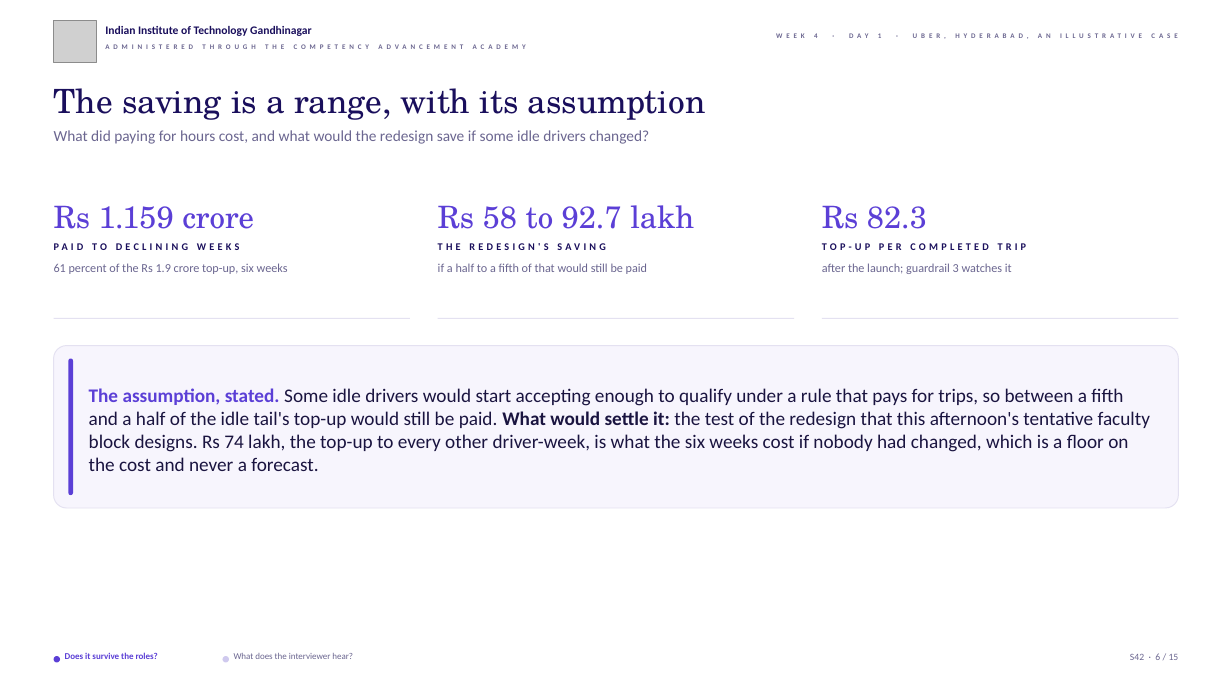
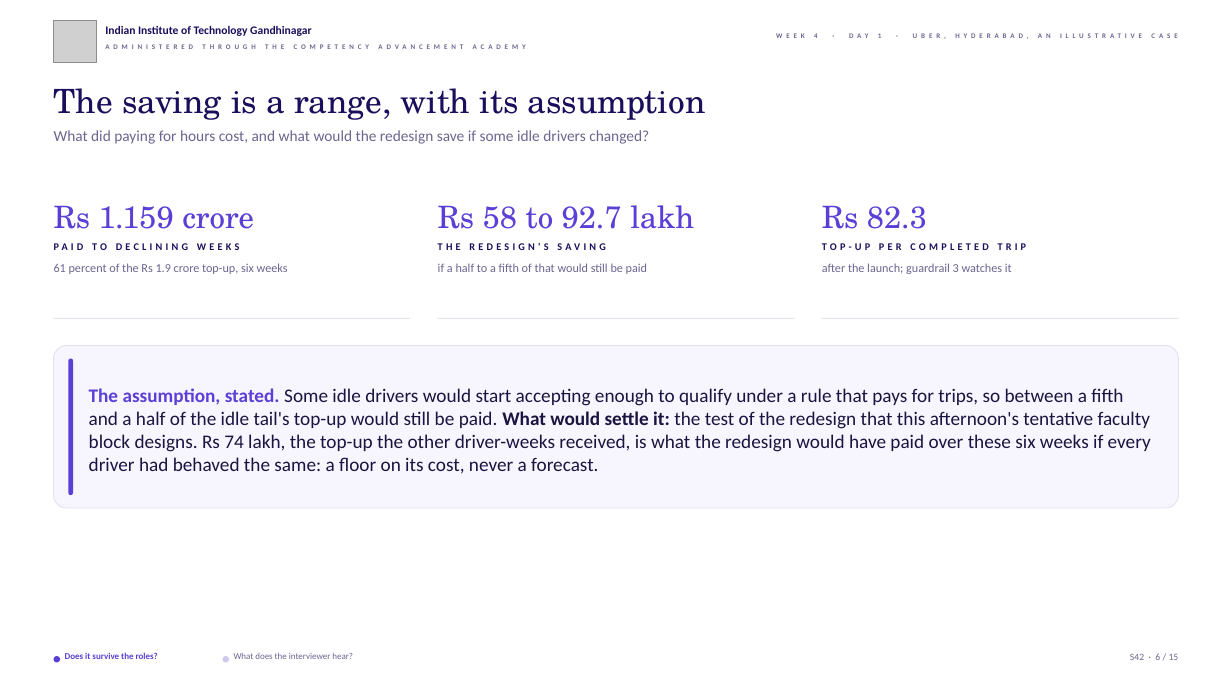
Before and after one commit to fde-academy-lab/c2-content-factory, a slide deck: slide 6 of content/W04/D1/slides/C2_W04_D01_half2_STUDENT.pptx. Drawn at 1232x693 pixels with LibreOffice and Linux fonts; fonts in the diff are those of the drawing; grey boxes stand for pictures; background and template pictures are left out. Boxes give left, top, right and bottom in pixels: in the first picture for what was removed or moved away, otherwise in the second. Text is boxed around its words. In the diff, an @@ line names an element or a change of style, - is before the commit and + after.

```diff
--- a/content/W04/D1/slides/C2_W04_D01_half2_STUDENT.pptx
+++ b/content/W04/D1/slides/C2_W04_D01_half2_STUDENT.pptx
@@ text at (89, 388, 1151, 474): text changed @@
-The assumption, stated. Some idle drivers would start accepting enough to qualify under a rule that pays for trips, so between a fifth and a half of the idle tail's top-up would still be paid. What would settle it: the test of the redesign that this afternoon's tentative faculty block designs. Rs 74 lakh, the top-up to every other driver-week, is what the six weeks cost if nobody had changed, which is a floor on the cost and never a forecast.
+The assumption, stated. Some idle drivers would start accepting enough to qualify under a rule that pays for trips, so between a fifth and a half of the idle tail's top-up would still be paid. What would settle it: the test of the redesign that this afternoon's tentative faculty block designs. Rs 74 lakh, the top-up the other driver-weeks received, is what the redesign would have paid over these six weeks if every driver had behaved the same: a floor on its cost, never a forecast.
```
Also in this commit, not shown: 32 other files.
